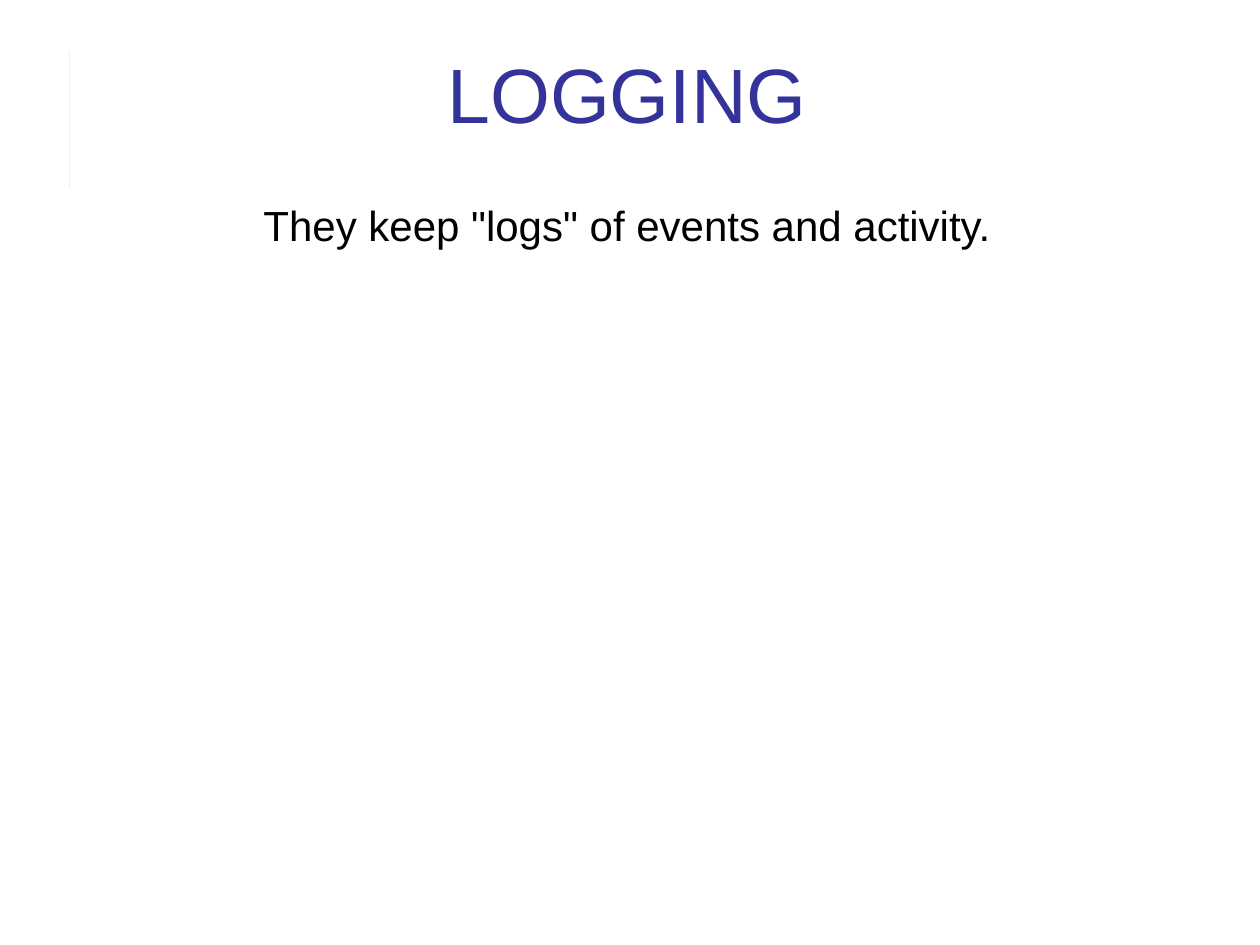
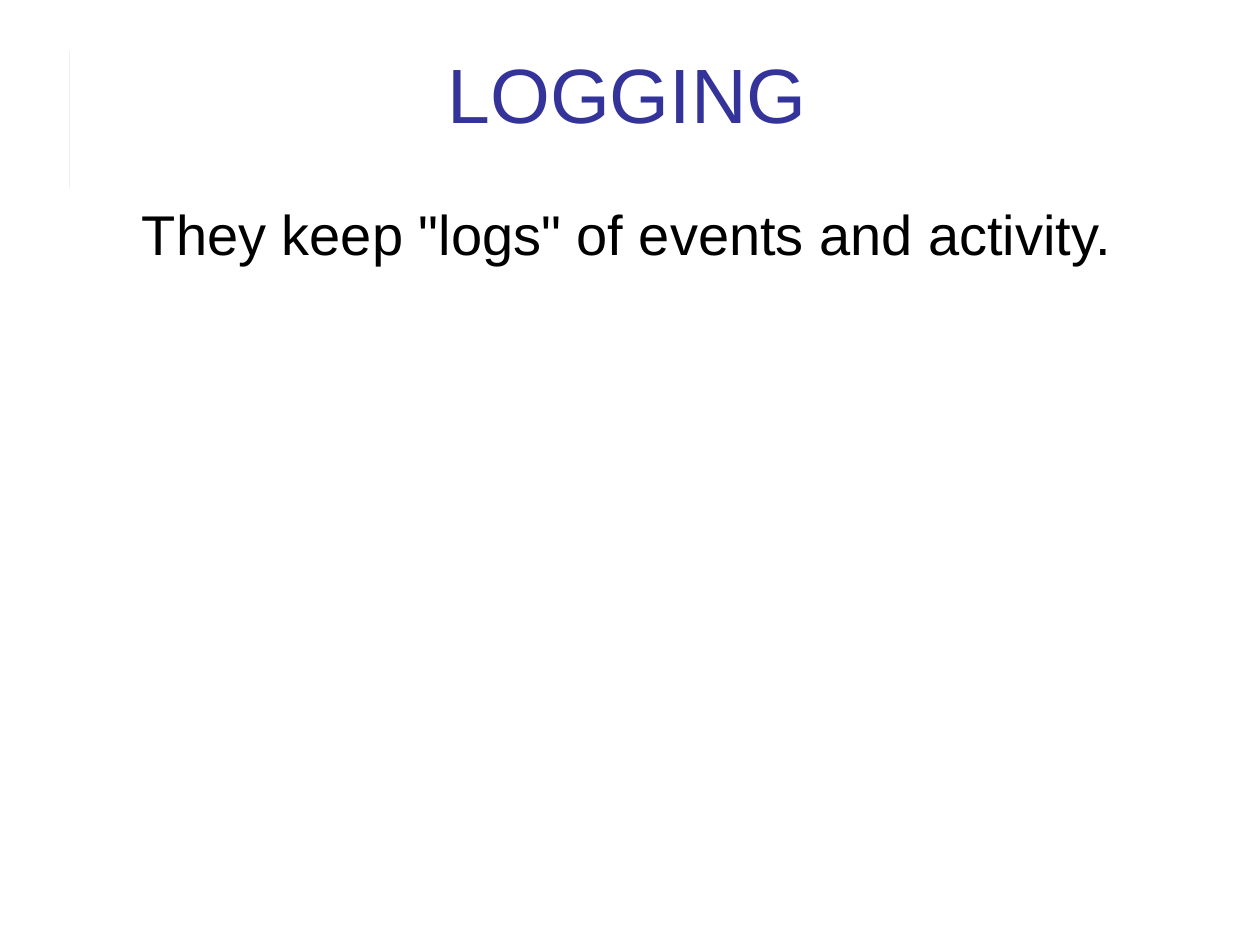
Before and after one commit to cpske/ISP, a slide deck: slide 7 of logging/Logging.ppt. Drawn at 1260x945 pixels with LibreOffice and Linux fonts; fonts in the diff are those of the drawing. Boxes give left, top, right and bottom in pixels: in the first picture for what was removed or moved away, otherwise in the second. Text is boxed around its words. In the diff, an @@ line names an element or a change of style, - is before the commit and + after.

Commit message:
add logging material

```diff
--- a/logging/Logging.ppt
+++ b/logging/Logging.ppt
@@ text "They keep "logs" of events ..." at (142, 214, 1110, 266): size 24 to 32 pt @@
```
Also in this commit, not shown: 18 other slides changed, 2 slides added, 4 other files.
